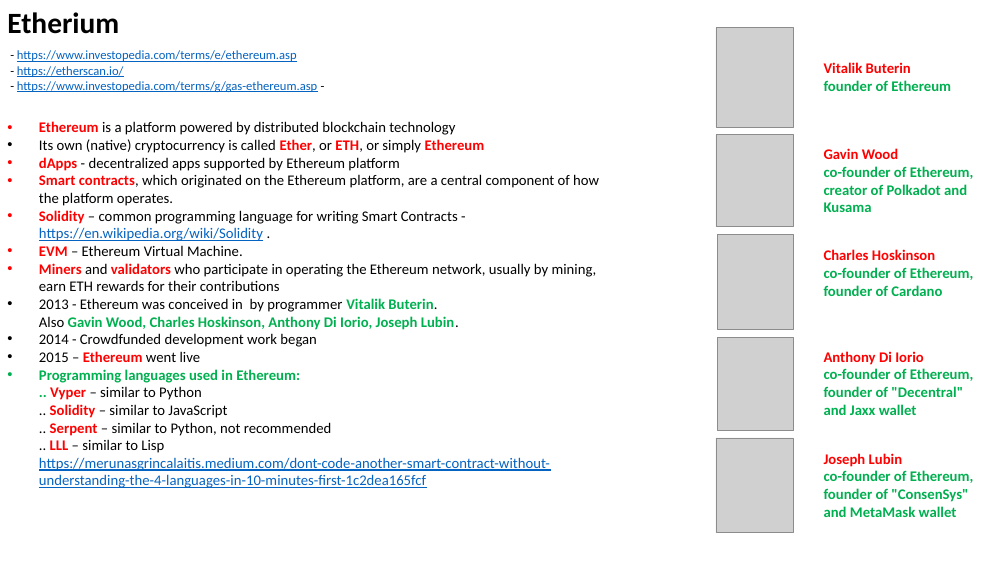
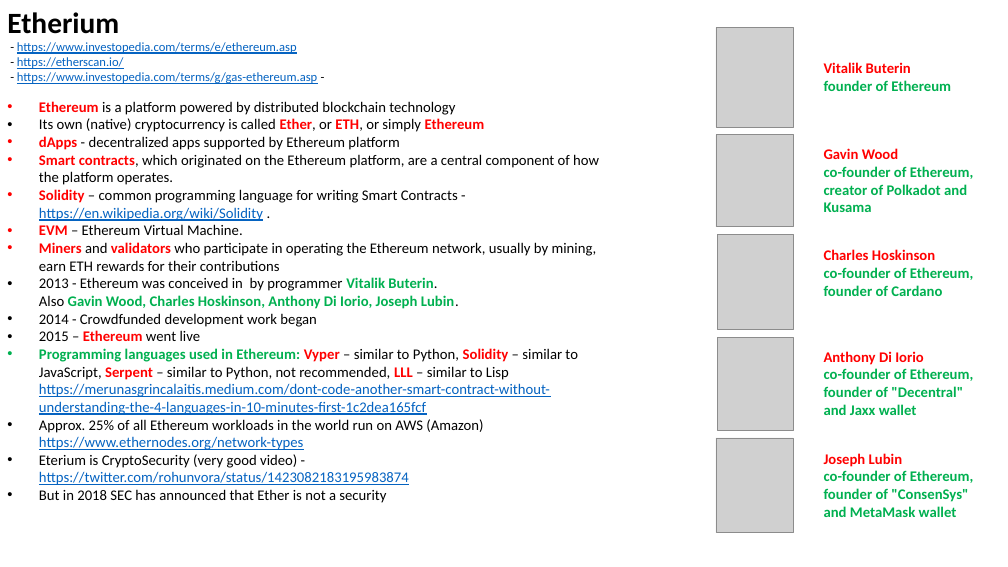
Before and after one commit to lselector/crypto, a slide deck: slide 1 of crypto_02_Ether_POS.pptx. Drawn at 1008x567 pixels with LibreOffice and Linux fonts; fonts in the diff are those of the drawing; grey boxes stand for pictures. Boxes give left, top, right and bottom in pixels: in the first picture for what was removed or moved away, otherwise in the second. Text is boxed around its words. In the diff, an @@ line names an element or a change of style, - is before the commit and + after.

Commit message:
update

```diff
--- a/crypto_02_Ether_POS.pptx
+++ b/crypto_02_Ether_POS.pptx
@@ text "- https://www.investopedia.com/terms/e/ethereum.asp" moved from (x1=17, y1=50, x2=317, y2=92) to (x1=17, y1=42, x2=317, y2=84) @@
@@ text "Ethereum is a platform powered ..." moved from (x1=39, y1=121, x2=599, y2=488) to (x1=39, y1=101, x2=599, y2=503) @@
@@ text at (x1=39, y1=348, x2=578, y2=503): text changed @@
-• Programming languages used in Ethereum:
-  .. Vyper – similar to Python
-  .. Solidity – similar to JavaScript
-  .. Serpent – similar to Python, not recommended
-  .. LLL – similar to Lisp
-  https://merunasgrincalaitis.medium.com/dont-code-another-smart-contract-without-understanding-the-4-languages-in-10-minutes-first-1c2dea165fcf
+• Programming languages used in Ethereum: Vyper – similar to Python, Solidity – similar to JavaScript, Serpent – similar to Python, not recommended, LLL – similar to Lisp
+  https://merunasgrincalaitis.medium.com/dont-code-another-smart-contract-without-understanding-the-4-languages-in-10-minutes-first-1c2dea165fcf
+• Approx. 25% of all Ethereum workloads in the world run on AWS (Amazon)
+  https://www.ethernodes.org/network-types
+• Eterium is CryptoSecurity (very good video) - https://twitter.com/rohunvora/status/1423082183195983874
+• But in 2018 SEC has announced that Ether is not a security
```
Also in this commit, not shown: 1 other slide changed, 1 slide added.
